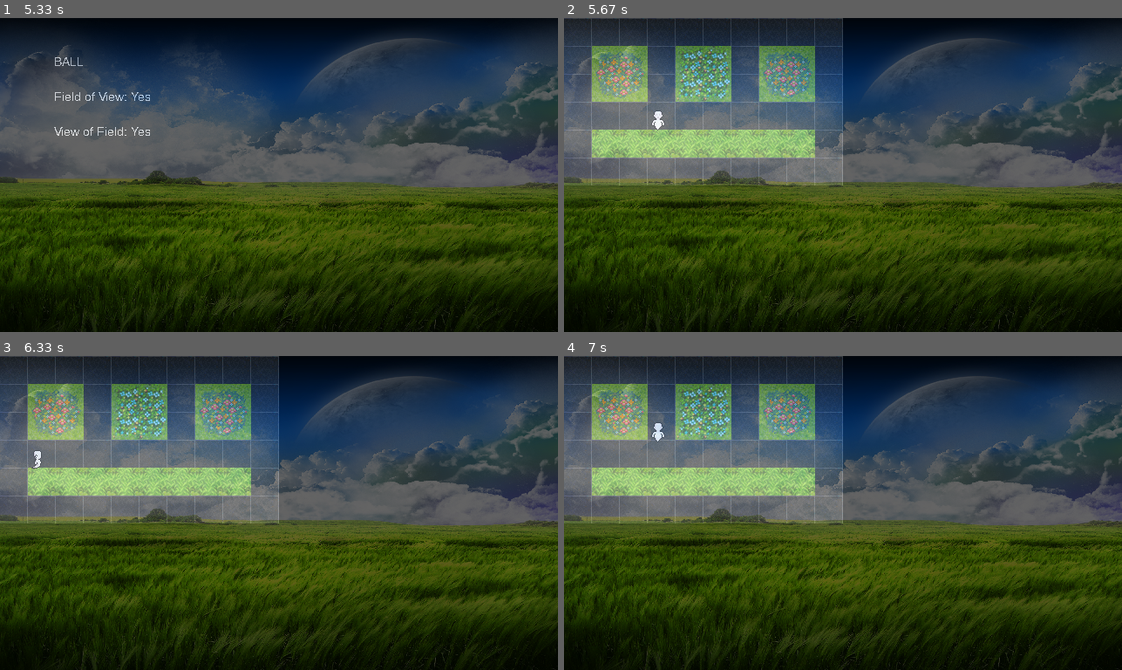
Above: before the commit, frames 1-4 (two rows, left to right).
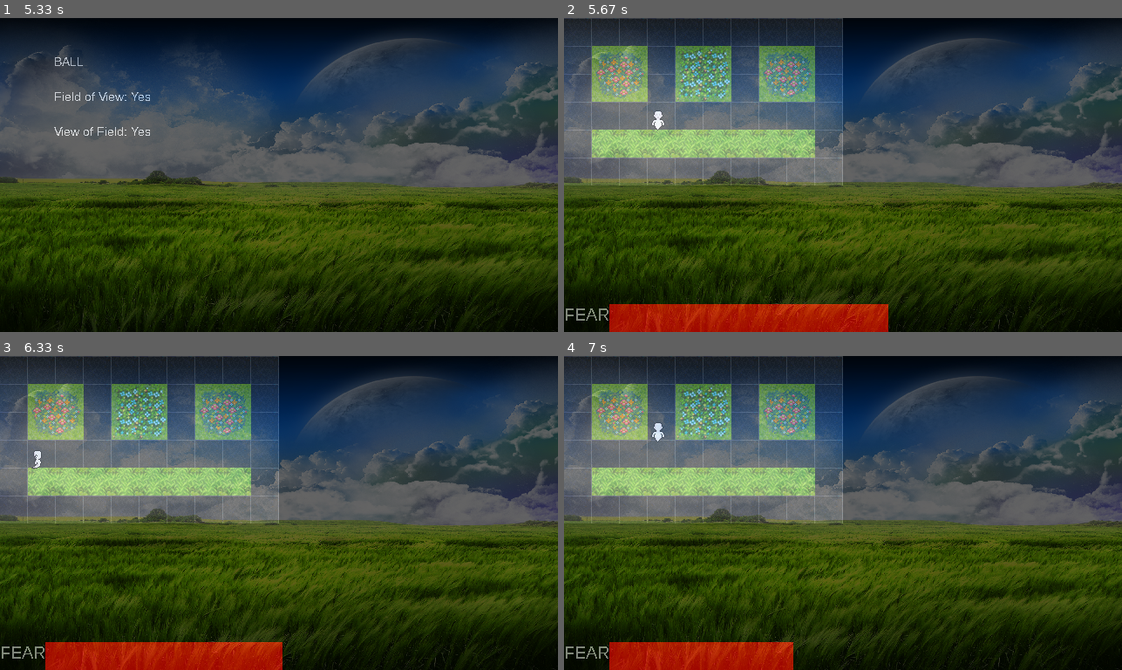
Above: after the commit, the same moments.

Repository: DiscoBizzle/Ghost-Simulator
Game: pygame game, started from Main.py
The game is run twice, just before and just after one commit, with the same random seed, the same clock (stepped at 60 frames per second) and the same inputs. The source is Python 2; it was converted automatically to run under Python 3.
Inputs (mouse positions are in pixels of both pictures, inside the frame that each line leads up to):
- Up to frame 1 (5.33 s): hold Right 0.33-0.8 s; click (256, 187) at 0.88 s; click (106, 127) at 3.28 s
- Up to frame 2 (5.67 s): click (697, 58) at 5.52 s
- Up to frame 3 (6.33 s): hold Left 5.8-6.27 s; hold Right from 6.3 s (still down)
- Up to frame 4 (7 s): release Right at 6.77 s; hold Up from 6.8 s (still down)

Frame 1 is identical in both runs. In frame 2, 4.6% of the frame differs, in the area x 0-59%, y 91-100%; in frame 3, 3.9%; in frame 4, 3.0%.

Commit message:
Add fear bar

Diff:
--- a/GameClass.py
+++ b/GameClass.py
@@ -91,6 +91,15 @@
                 self.surface.blit(Graphics.draw_map(self.map), (0, 0))
                 self.surface.blit(self.player1.spriteSheet, self.player1.coord, self.player1.frameRect)
 
+            font = pygame.font.SysFont('helvetica', 20)
+            size = font.size("FEAR")
+            fear_txt = font.render("FEAR", 0, (200, 200, 200))
+            self.surface.blit(fear_txt, (0, self.dimensions[1]-32))
+            fear_bar = pygame.Surface((self.dimensions[0]*self.player1.fear/1000, 32))
+            fear_bar.fill((255, 0, 0))
+            self.surface.blit(fear_bar, (size[0], self.dimensions[1]-32))
+
+
         if self.options['VOF']:
             self.surface.blit(self.field, (0, 0))
         pygame.display.update()
